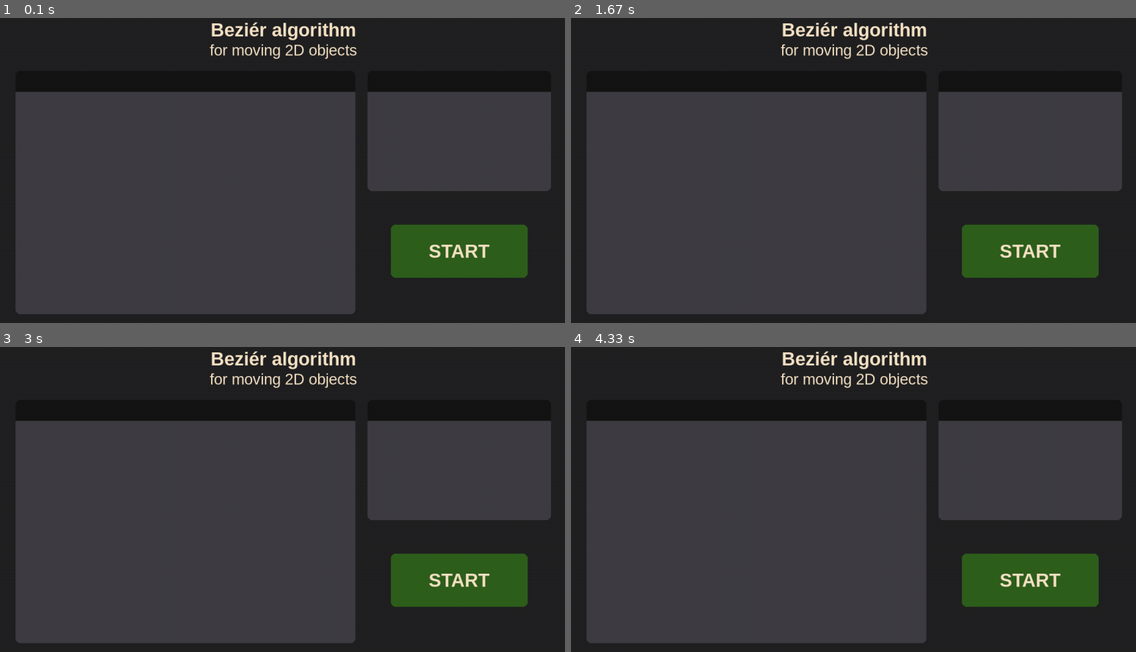
Above: before the commit, frames 1-4 (two rows, left to right).
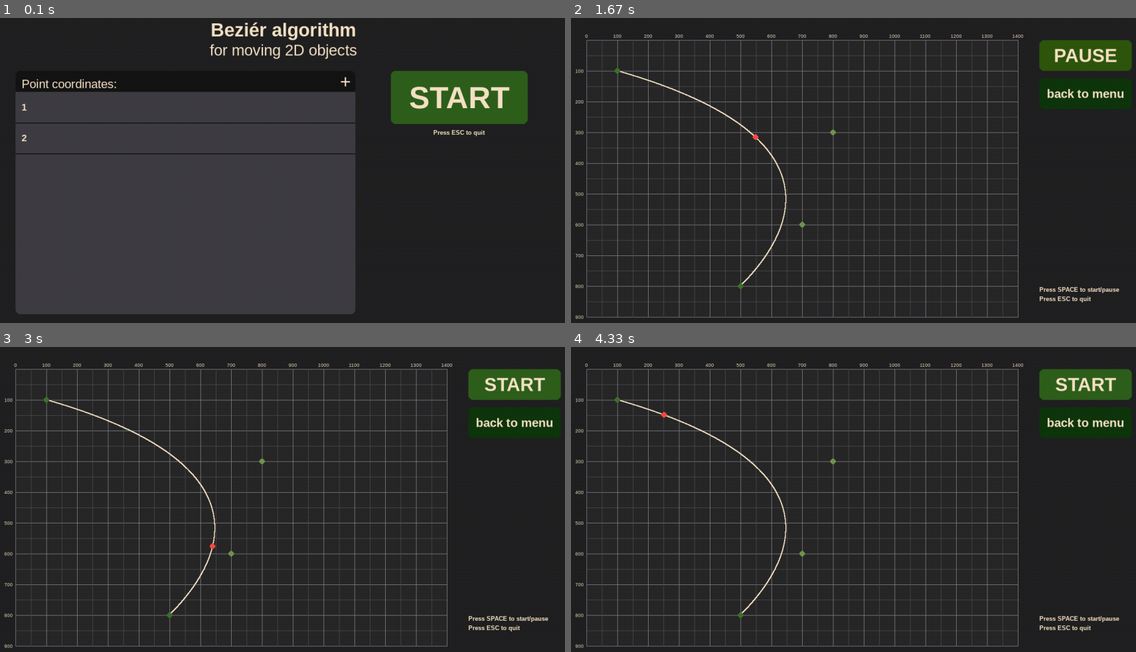
Above: after the commit, the same moments.

Repository: 0wlie22/bezier-curve-motion
Game: pygame game, started from main_pygame.py
Two runs of this game, one before a commit and one after it. Both use one fixed random seed, a clock stepped at 60 frames per second and the inputs below.
Inputs (mouse positions are in pixels of both pictures, inside the frame that each line leads up to):
- Up to frame 1 (0.1 s): no input
- Up to frame 2 (1.67 s): click (1045, 167) at 0.38 s; click "START" at 0.72 s; tap Space at 1, 1.4 s
- Up to frame 3 (3 s): tap Space at 1.7, 1.9, 2.23, 2.53, 2.73 s
- Up to frame 4 (4.33 s): tap Space at 3.03, 3.3, 3.63, 3.93, 4.07 s

The runs differ from the first frame. In frame 1, 17% of the frame differs, in the area x 2-98%, y 17-86%; in frame 2, 60%; in frame 3, 60%; in frame 4, 60%, in the area x 0-100%, y 1-99%.

Commit message:
add point menu (without input) & button motion

Diff:
--- a/main_pygame.py
+++ b/main_pygame.py
@@ -9,7 +9,9 @@
 WIN = pg.display.set_mode((WIDTH, HEIGHT), FULLSCREEN)
 K: float = WIDTH / 1920
 
-koord_list = [100, 100, 600, 100, 900, 800, 1300, 800]
+# clock = pg.time.Clock()
+
+koord_list = [100, 100, 800, 300, 700, 600, 500, 800]
 BLOCK: int = int((100 * K) - (100 * K) % 2)
 
 line_koord_x: list[int] = []
@@ -22,6 +24,7 @@
 colors: dict = {
     "fill": "#212122",
     "rect": "#3F3D43",
+    "header": "#151515",
     "area": "#282828",
     "grid_main_line": "#8a8996",
     "grid_sub_line": "#4e4e59",
@@ -31,7 +34,8 @@
     "pause_button": "#2f560d",
     "moving_dot": "#fb4943",
     "line": "#f6e2c5",
-    "text": "#000000"
+    "text": "#000000",
+    "error": "#FF0000"
 }
 
 
@@ -72,26 +76,6 @@
             color = colors["middle_dot"]
         pg.draw.circle(WIN, color, (koord_list[k] / 100 * BLOCK + BLOCK, koord_list[k + 1] / 100 * BLOCK + BLOCK),
                        10 * K)
-
-
-def button(label: str, color: str, x: int, y: int, width, height):  # draw button
-    pg.draw.rect(WIN, color, (x, y, width, height), int(height/2), 10)
-    blit_text(label, x + int(width/2), y + int(height/2), 3, True, "xy")
-
-
-def polynom(k_x: list, k_y: list, t: float) -> tuple[int, int]:  # count x and y coordinates
-    n = int(len(k_x))
-    x = y = 0
-
-    for j in range(0, n):
-        polynomial = binom(n - 1, j) * (1 - t) ** (n - 1 - j) * (t ** j)
-        x += k_x[j] * polynomial
-        y += k_y[j] * polynomial
-
-    line_koord_x.append(x)
-    line_koord_y.append(y)
-
-    return x, y
 
 
 def draw_line(list_x, list_y):  # draw the Bezier curve
@@ -101,25 +85,45 @@
         pg.draw.circle(WIN, colors["line"], (x, y), 1)
 
 
+def button(label: str, color: str, x: int, y: int, width, height, size):  # draw button
+    pg.draw.rect(WIN, color, (x, y, width, height), int(height / 2), 10)
+    blit_text(label, x + int(width / 2), y + int(height / 2), size, True, True, "xy")
+
+
+def polynom(k_x: list, k_y: list, t: float) -> tuple[int, int]:  # count x and y coordinates
+    n = int(len(k_x))
+    x = y = 0
+
+    for j in range(0, n):
+        polynomial = binom(n - 1, j) * (1 - t) ** (n - 1 - j) * (t ** j)
+        x += k_x[j] * polynomial
+        y += k_y[j] * polynomial
+
+    line_koord_x.append(x)
+    line_koord_y.append(y)
+
+    return x, y
+
+
 def draw_numbers():  # draw numbers on axes of a plot
     count = 0
     for step in range(BLOCK, 16 * BLOCK, BLOCK):
-        blit_text(str(count), step, BLOCK - int(5 * K), 2, True, "x")
+        blit_text(str(count), step, BLOCK - int(5 * K), 15, False, True, "x")
         count += 100
     count = 100
     for step in range(2 * BLOCK, 11 * BLOCK, BLOCK):
-        blit_text(str(count), BLOCK - int(10 * K), step, 2, True, "y")
+        blit_text(str(count), BLOCK - int(10 * K), step, 15, False, True, "y")
         count += 100
 
 
-def blit_text(string: str, x: int, y: int, size, change=False, change_coord=""):
-    font1 = pg.font.SysFont("Arial", int(20 * K), bold=True)
-    font2 = pg.font.SysFont("Arial", int(15 * K))
-    font3 = pg.font.SysFont("Arial", int(60 * K), bold=True)
-    font4 = pg.font.SysFont("Arial", int(50 * K))
-
-    font = font1 if size == 1 else (font2 if size == 2 else (font3 if size == 3 else font4))
-    text = font.render(string, True, colors["line"])
+def blit_text(string: str, x: int, y: int, size: int, bold=False, change=False, change_coord="", text_color=""):
+    font = pg.font.SysFont("Arial", int(size * K), bold=True) if bold else pg.font.SysFont("Arial", int(size * K))
+    if text_color == "red":
+        color = colors["error"]
+    else:
+        color = colors["line"]
+
+    text = font.render(string, True, color)
 
     if change:
         x -= text.get_width()
@@ -132,54 +136,73 @@
     WIN.blit(text, (x, y))
 
 
-def main_menu():
+def main_menu(points):
     WIN.fill(colors["fill"])
 
-    blit_text("Beziér algorithm", WIDTH / 2, BLOCK, 3, True, "x")
-    blit_text("for moving 2D objects", WIDTH / 2, int(160 * K), 4, True, "x")
+    # title
+    blit_text("Beziér algorithm", WIDTH / 2, BLOCK, 60, True, True, "x")
+    blit_text("for moving 2D objects", WIDTH / 2, int(160 * K), 50, False, True, "x")
+
+    # main rect
     pg.draw.rect(WIN, colors["rect"], (BLOCK, 2 * BLOCK, (WIDTH - BLOCK) / 5 * 3, HEIGHT - 3 * BLOCK),
                  int((WIDTH - 2 * BLOCK) / 5 * 3), 10)
-    pg.draw.rect(WIN, colors["rect"], (2 * BLOCK + (WIDTH - 2 * BLOCK) / 5 * 3, 2 * BLOCK,
-                 WIDTH - (WIDTH - 2 * BLOCK) / 5 * 3 - 3 * BLOCK, HEIGHT - 7 * BLOCK),
-                 int(WIDTH - (WIDTH - 2 * BLOCK) / 5 * 3 - 3 * BLOCK), 10)
-    pg.draw.rect(WIN, "#151515", (BLOCK, 2 * BLOCK, (WIDTH - BLOCK)/5 * 3, int((HEIGHT - 4 * BLOCK)/10)), 0, 0, 10, 10)
-    pg.draw.rect(WIN, "#151515", (2 * BLOCK + (WIDTH - 2 * BLOCK) / 5 * 3, 2 * BLOCK,
-                 WIDTH - (WIDTH - 2 * BLOCK) / 5 * 3 - 3 * BLOCK, int((HEIGHT - 4 * BLOCK)/10)), 0, 0, 10, 10)
-    button("START", colors["start_button"], 2 * BLOCK + (WIDTH - 2 * BLOCK) / 5 * 3 + 50, 7 * BLOCK,
-           WIDTH - (WIDTH - 2 * BLOCK) / 5 * 3 - 3 * BLOCK - 100, int((HEIGHT - 4 * BLOCK)/4))
-
-
-def redraw_window(time: float, move_point: bool):
+    pg.draw.rect(WIN, colors["header"], (BLOCK, 2 * BLOCK, (WIDTH - BLOCK) / 5 * 3, int((HEIGHT - 4 * BLOCK) / 10)), 0,
+                 0, 10, 10)
+
+    button("START", colors["start_button"], 2 * BLOCK + (WIDTH - 2 * BLOCK) / 5 * 3 + 50, 2 * BLOCK,
+           WIDTH - (WIDTH - 2 * BLOCK) / 5 * 3 - 3 * BLOCK - 100, (HEIGHT - 4 * BLOCK) / 4, 100)
+
+    blit_text("Press ESC to quit", 2 * BLOCK + (WIDTH - 2 * BLOCK) / 5 * 3 + 50
+              + (WIDTH - (WIDTH - 2 * BLOCK) / 5 * 3 - 3 * BLOCK - 100) / 2,
+              2 * BLOCK + (HEIGHT - 4 * BLOCK) / 4 + int(40 * K), 20, True, True, "x")
+    blit_text("Point coordinates:", int(1.2 * BLOCK), int(2.2 * BLOCK), 40)
+    blit_text("+", 0.5 * BLOCK + (WIDTH - BLOCK) / 5 * 3, 2 * BLOCK, 60)
+
+    for i in range(1, points + 1):
+        pg.draw.line(WIN, colors["header"], (BLOCK ,2 * BLOCK + BLOCK * i + int((HEIGHT - 4 * BLOCK) / 10)),
+                     (BLOCK + (WIDTH - BLOCK) / 5 * 3 - 1, 2 * BLOCK + BLOCK * i + int((HEIGHT - 4 * BLOCK) / 10)), 2)
+        blit_text(str(i), int(1.2 * BLOCK), 2 * BLOCK + i * BLOCK, 30, bold=True)
+        # pg.draw.rect(WIN, "#FFFFFF", ())
+
+
+def window(time: float, move_point: bool):
     grid()
 
     draw_line(line_koord_x, line_koord_y)
 
+    # start/pause button
     if not move_point:
         text = "START"
         color = colors["start_button"]
     else:
         text = "PAUSE"
         color = colors["pause_button"]
-    button(text, color, 15 * BLOCK + (WIDTH - 15 * BLOCK - BLOCK * 3)/2, BLOCK, int(300 * K), BLOCK)
+    button(text, color, 15 * BLOCK + (WIDTH - 15 * BLOCK - BLOCK * 3) / 2, BLOCK, 3 * BLOCK, BLOCK, 60)
+    button("back to menu", "#0f360d", 15 * BLOCK + (WIDTH - 15 * BLOCK - BLOCK * 3) / 2,
+           2 * BLOCK + int(25 * K), 3 * BLOCK, BLOCK, 40)
 
     dots()
 
     x, y = polynom(koord_x, koord_y, time)
     pg.draw.circle(WIN, colors["moving_dot"], (x / 100 * BLOCK + BLOCK, y / 100 * BLOCK + BLOCK), int(10 * K))
 
-    blit_text("Press SPACE to start/pause", 15 * BLOCK + (WIDTH - 18 * BLOCK) / 2, int(240 * K), 1)
-    blit_text("Press ESC to quit", 15 * BLOCK + (WIDTH - 18 * BLOCK) / 2, int(270 * K), 1)
-    blit_text(str("x: " + str(int(x))), BLOCK, 10 * BLOCK + 20, 2)
-    blit_text("y: " + str(int(y)), BLOCK, 10 * BLOCK + 40, 2)
-
-    main_menu()
+    # instructions
+    blit_text("Press SPACE to start/pause", 15 * BLOCK + (WIDTH - 18 * BLOCK) / 2, 9 * BLOCK, 20, True)
+    blit_text("Press ESC to quit", 15 * BLOCK + (WIDTH - 18 * BLOCK) / 2, 9 * BLOCK + int(30 * K), 20, True)
+
+    # show dot coordinates
+    # blit_text(str("x: " + str(int(x))), BLOCK, 10 * BLOCK + 20, 15)
+    # blit_text("y: " + str(int(y)), BLOCK, 10 * BLOCK + 40, 15)
 
 
 def main():
     run: bool = True
-    move_point: bool = False
     time: float = 0
     t: float = 0
+    menu: bool = True
+    move_point: bool = False
+    max_points: bool = False
+    points: int = 2
 
     # fill the list with line coordinate values
     while t <= 1:
@@ -203,17 +226,42 @@
                         time = 0
             if event.type == pg.MOUSEBUTTONDOWN:
                 mouse = pg.mouse.get_pos()
-                if int(1550 * K) <= mouse[0] <= int(1850 * K) and BLOCK <= mouse[1] <= 2 * BLOCK:
-                    move_point = not move_point
-                    if time > 1:
-                        time = 0
+                if menu:
+                    if 2 * BLOCK + (WIDTH - 2 * BLOCK) / 5 * 3 + 50 <= mouse[0] <= \
+                            (2 * BLOCK + (WIDTH - 2 * BLOCK) / 5 * 3 + 50) + \
+                            (WIDTH - (WIDTH - 2 * BLOCK) / 5 * 3 - 3 * BLOCK - 100) and 2 * BLOCK <= mouse[1] <= \
+                            (7 * BLOCK) + (int((HEIGHT - 4 * BLOCK) / 4)):
+                        menu = False
+                    if BLOCK <= mouse[1] <= 2 * BLOCK + int((HEIGHT - 4 * BLOCK) / 10) and BLOCK + \
+                            (WIDTH - BLOCK) / 5 * 3 - int((HEIGHT - 4 * BLOCK) / 10) <= mouse[0] <= \
+                            BLOCK + (WIDTH - BLOCK) / 5 * 3:
+                        if points < 7:
+                            points += 1
+                            max_points = False
+                        else:
+                            max_points = True
+                else:
+                    if 15 * BLOCK + (WIDTH - 15 * BLOCK - BLOCK * 3) / 2 <= mouse[0] <= \
+                            (15 * BLOCK + (WIDTH - 15 * BLOCK - BLOCK * 3) / 2) + 3 * BLOCK and \
+                            2 * BLOCK + int(25 * K) <= mouse[1] <= 2 * BLOCK + int(25 * K) + BLOCK:
+                        menu = True
+                    if int(1550 * K) <= mouse[0] <= int(1850 * K) and BLOCK <= mouse[1] <= 2 * BLOCK:
+                        move_point = not move_point
+                        if time > 1:
+                            time = 0
 
         if time > 1:
             move_point = False
-        redraw_window(time, move_point)
-
+
+        if menu:
+            main_menu(points)
+        else:
+            window(time, move_point)
         if move_point:
             time += 0.01
+
+        if max_points:
+            blit_text("maximum 7 points", int(1.2 * BLOCK), int(10.2 * BLOCK), 40, text_color="red")
 
         pg.display.update()
     pg.quit()
